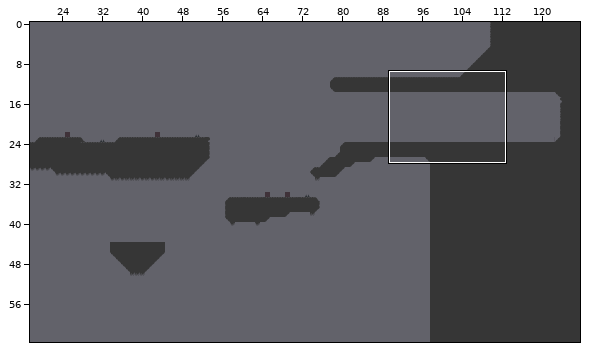
Two versions of a level (Tiled map, static/assets/thelevel.tmx). Above, an overview of the earlier version with the close-up marked.
Close-up. Old version:
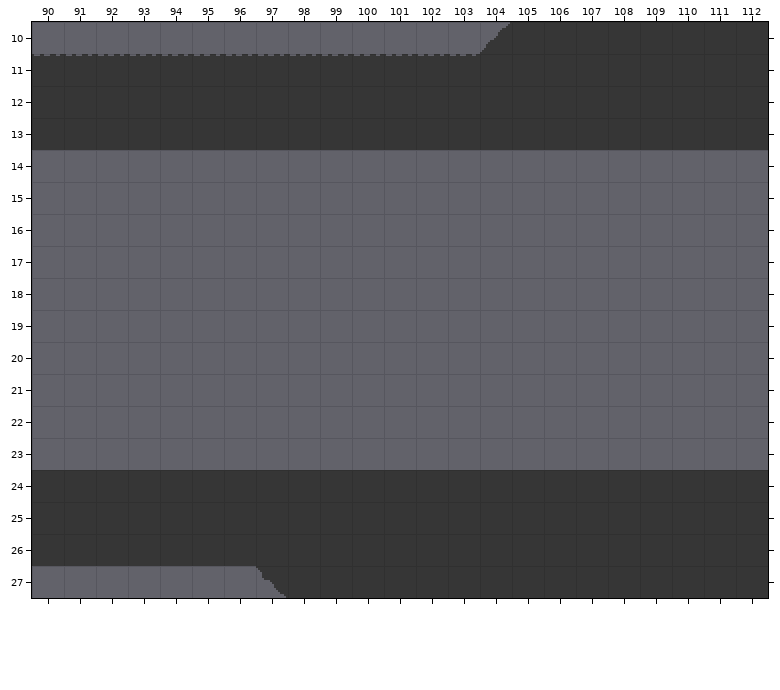
Cells are 16x16 px. Shown: x 90..112, y 10..27. The commit also changed other parts of the map, which this record leaves out.
The same view after the edit:
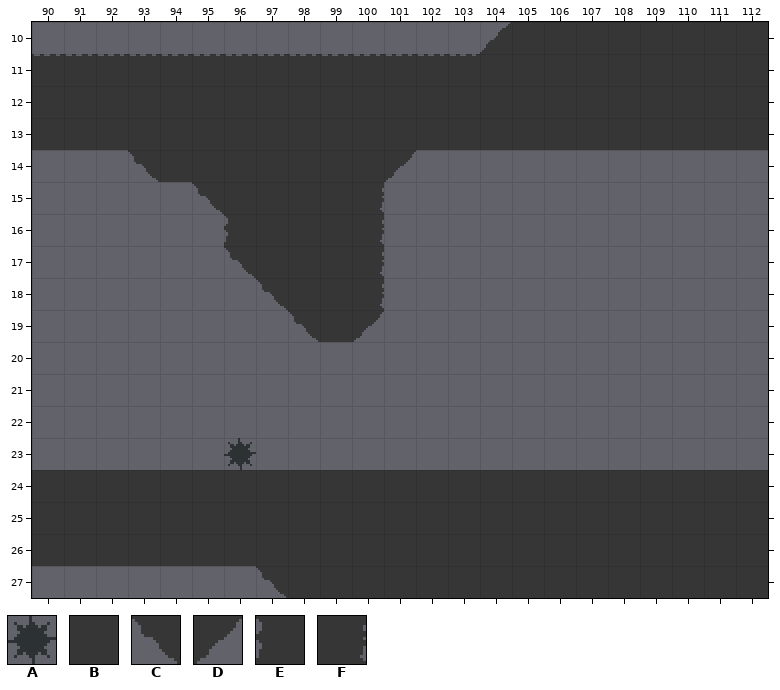
Key: from "min": A 7 "door"; from "mininicular": B 0, C 18, D 19, E 24, F 33.
_ is an empty cell.
Tiles of an added or newly shown layer are drawn over the layers below it.
The edit:
Layer "Tile Layer 1":
Tile B now appears in row 14 at x 94 to 100; in row 15 at x 96 to 99; in rows 16 to 17 at x 97 to 99; in row 18 at x 98 to 99; in row 19 at x 99.
Tile C now appears in row 14 at x 93; in row 15 at x 95; in row 17 at x 96; in row 18 at x 97; in row 19 at x 98.
Tile D now appears in row 14 at x 101; in row 19 at x 100.
Tile E now appears in row 16 at x 96.
Tile F now appears in rows 15 to 18 at x 100.
Layer "Sensors" (now shown):
Tile A now appears in row 23 at x 96.
Changed places in both close-ups, as pixel boxes (x1, y1, x2, y2):
added: (128, 150, 416, 342)
added: (224, 438, 256, 470)
